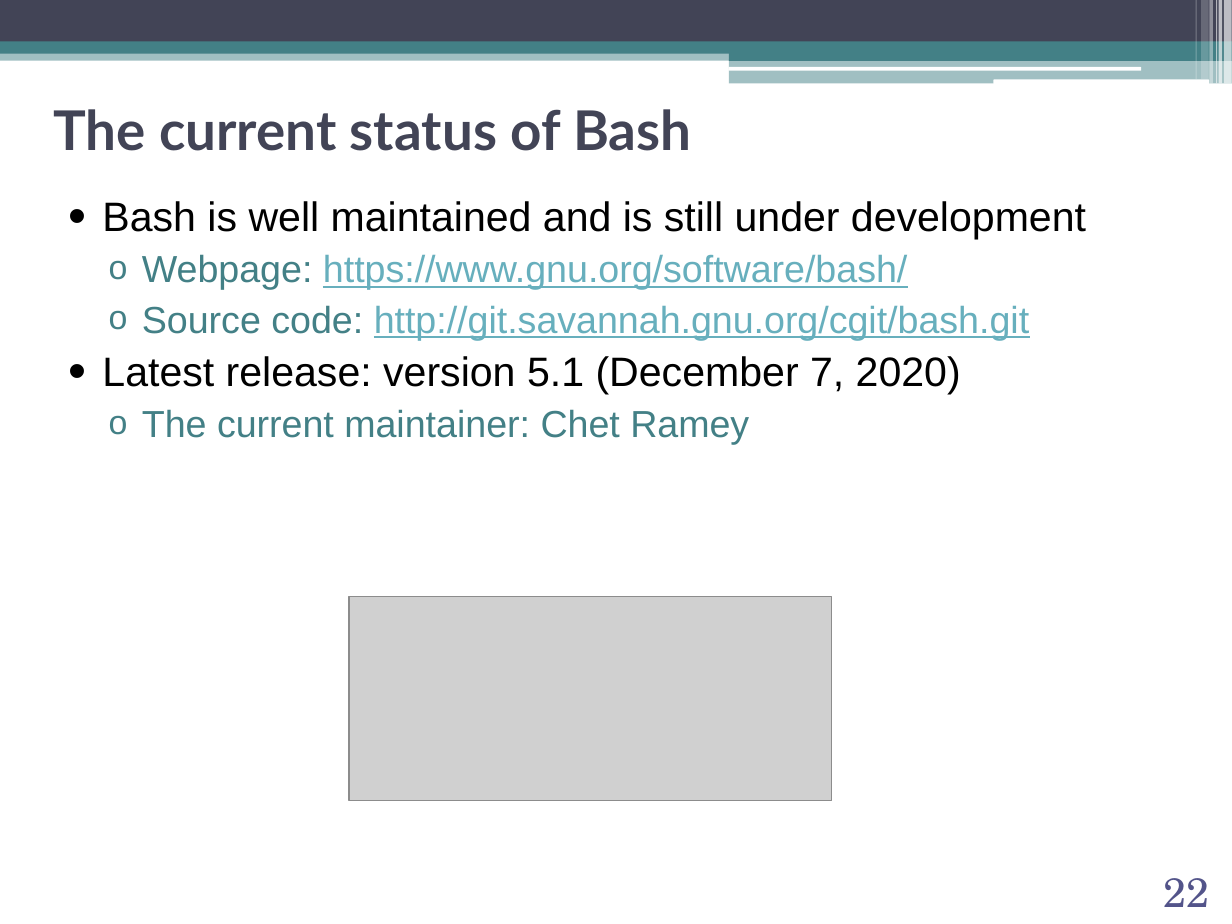
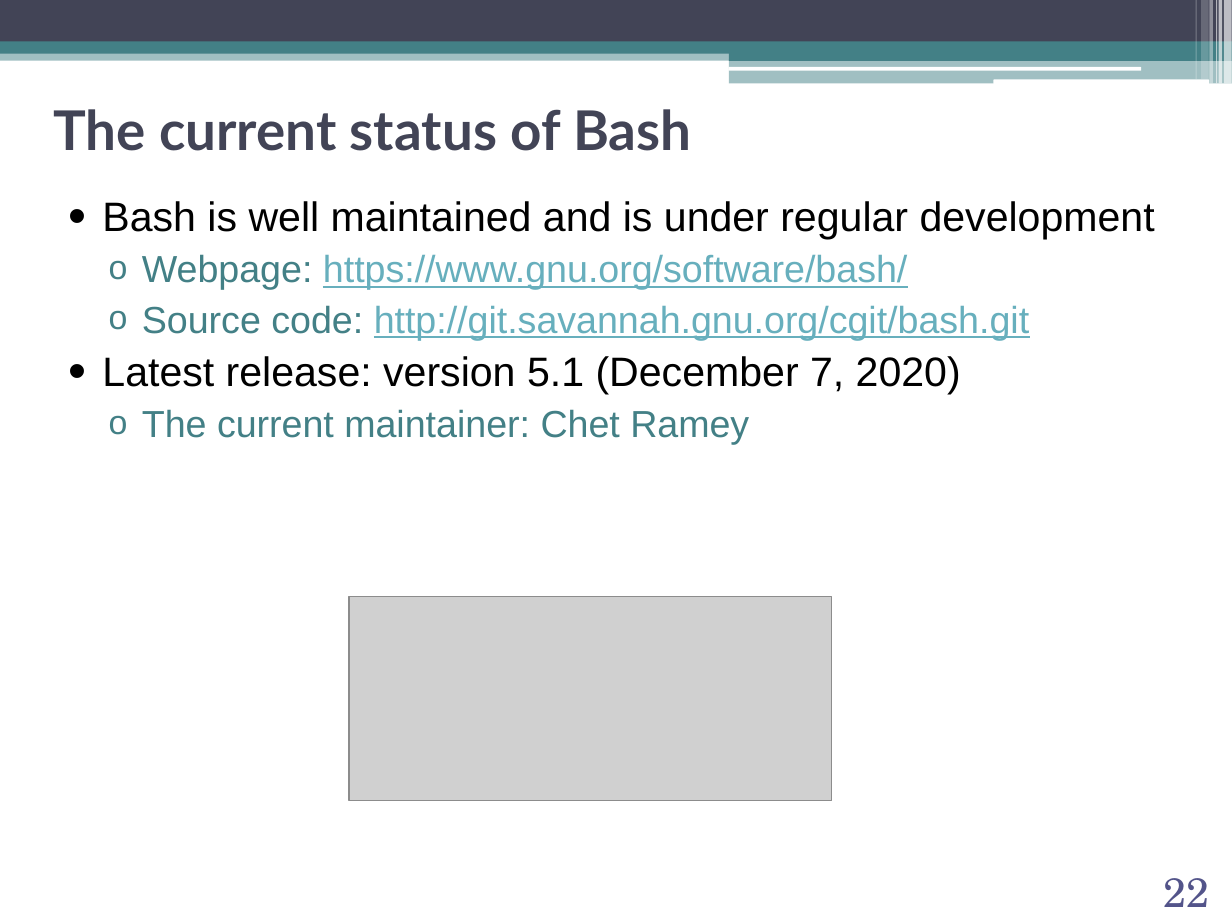
Before and after one commit to abilandz/PH8124, a slide deck: slide 22 of Lecture_1/ABilandzic_PH8124_SS2021.pptx. Drawn at 1232x924 pixels with LibreOffice and Linux fonts; fonts in the diff are those of the drawing; grey boxes stand for pictures; background and template pictures are left out. Boxes give left, top, right and bottom in pixels: in the first picture for what was removed or moved away, otherwise in the second. Text is boxed around its words. In the diff, an @@ line names an element or a change of style, - is before the commit and + after.

```diff
--- a/Lecture_1/ABilandzic_PH8124_SS2021.pptx
+++ b/Lecture_1/ABilandzic_PH8124_SS2021.pptx
@@ text at [102, 201, 1155, 240]: text changed @@
-• Bash is well maintained and is still under development
+• Bash is well maintained and is under regular development
```
Also in this commit, not shown: 12 other slides changed, 1 other file.
